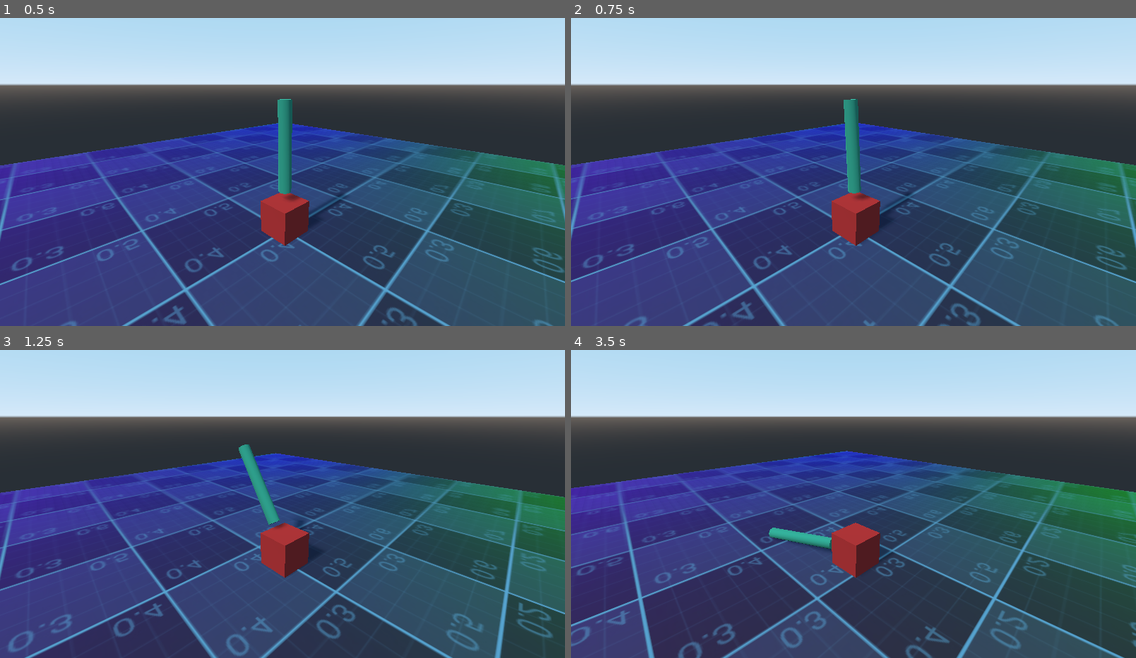
Above: before the commit, frames 1-4 (two rows, left to right).
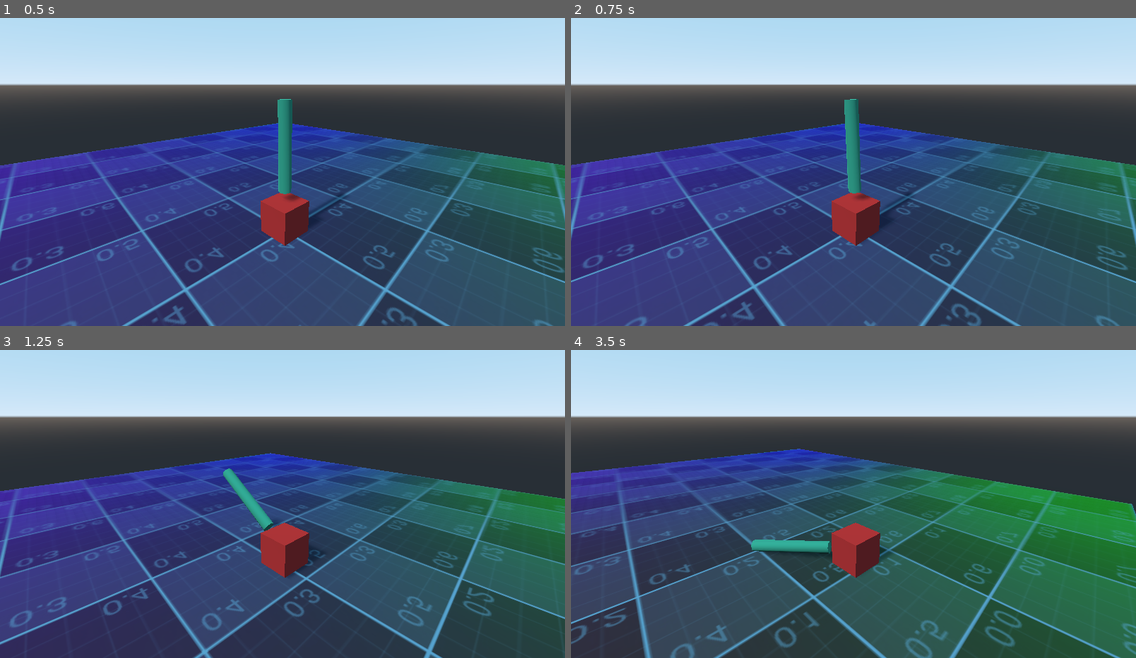
Above: after the commit, the same moments.

Repository: blennster/godot-pid-test
Game: Godot game, scene res://Root.tscn
Same seed, same stepped clock (60 frames per second), same inputs: the game is played once before the commit and once after it.
Inputs:
- Up to frame 1 (0.5 s): no input
- Up to frame 2 (0.75 s): tap Enter (ui_accept) at 0.5 s; hold Right (move_right) from 0.53 s (still down); hold Enter (ui_accept) from 0.53 s (still down); tap Space (toggle_pid, bound only after the commit) at 0.6 s
- Up to frame 3 (1.25 s): keep holding Right (move_right); keep holding Enter (ui_accept)
- Up to frame 4 (3.5 s): release Right (move_right) at 1.28 s; release Enter (ui_accept) at 1.28 s; hold Down (move_backwards) 1.28-2.03 s; tap Enter (ui_accept) at 1.35, 1.52, 1.82, 3.02, 3.32 s; tap Space (toggle_pid, bound only after the commit) at 1.55, 2.1, 2.85 s; hold Right (move_right) 2.03-2.78 s; hold Enter (ui_accept) 2.03-2.78 s; hold Up (move_forward) from 2.78 s (still down)

Frame 1 is identical in both runs. In frame 2, 0.3% of the frame differs, in the area x 0-100%, y 26-100%; in frame 3, 18%; in frame 4, 57%, in the area x 0-100%, y 32-100%.

Commit message:
Improvements and data

Diff:
--- a/project.godot
+++ b/project.godot
@@ -36,6 +36,16 @@
 "events": [ Object(InputEventKey,"resource_local_to_scene":false,"resource_name":"","device":0,"alt":false,"shift":false,"control":false,"meta":false,"command":false,"pressed":false,"scancode":0,"physical_scancode":16777234,"unicode":0,"echo":false,"script":null)
  ]
 }
+reload_scene={
+"deadzone": 0.5,
+"events": [ Object(InputEventKey,"resource_local_to_scene":false,"resource_name":"","device":0,"alt":false,"shift":false,"control":false,"meta":false,"command":false,"pressed":false,"scancode":0,"physical_scancode":82,"unicode":0,"echo":false,"script":null)
+ ]
+}
+toggle_pid={
+"deadzone": 0.5,
+"events": [ Object(InputEventKey,"resource_local_to_scene":false,"resource_name":"","device":0,"alt":false,"shift":false,"control":false,"meta":false,"command":false,"pressed":false,"scancode":0,"physical_scancode":32,"unicode":0,"echo":false,"script":null)
+ ]
+}
 
 [physics]
 
--- a/regulator.gd
+++ b/regulator.gd
@@ -15,14 +15,24 @@
 
 var enable = true
 
+var x = []
+var y = []
+var cum_delta = 0
 # Called every frame. 'delta' is the elapsed time since the previous frame.
 func _process(delta):
-	if Input.is_action_pressed("ui_accept"):
+	cum_delta += delta
+
+	if Input.is_action_just_released("toggle_pid"):
 		enable = !enable
+	if Input.is_action_pressed("reload_scene"):
+		get_tree().reload_current_scene()
 
 	if enable:
-		proccess_x(delta)
-		proccess_z(delta)
+		x = proccess_x(delta)
+		y = proccess_z(delta)
+		if cum_delta > 0.05:
+			cum_delta = 0
+			print([x, y])
 
 var cum_err_z: float = 0
 var last_err_z: float = 0
@@ -44,18 +54,19 @@
 	last_err_z = err
 
 	# Output value
-	var cmpr = p + cum_err_z + d
+	var pid_output = p + cum_err_z + d
 
 	# Debugging
-	iter_z += 1
+	iter_z += 0
 	if iter_z % 10 == 0:
-		print([p, cum_err_z, d, cmpr])
+		pass
+		#print([p, cum_err_z, d, pid_output])
 
 	# deadzone
-	if abs(cmpr) > 0.15:
-		move(delta, sign(cmpr)*Vector3(0, 0, 1))
+	if abs(pid_output) > 0.15:
+		move(delta, sign(pid_output)*Vector3(0, 0, 1))
 
-
+	return [err, pid_output]
 
 var cum_err_x: float = 0
 var last_err_x: float = 0
@@ -77,13 +88,16 @@
 	last_err_x = err
 
 	# Output value
-	var cmpr = p + cum_err_x + d
+	var pid_output = p + cum_err_x + d
 
 	# Debugging
-	iter_x += 1
+	iter_x += 0
 	if iter_x % 10 == 0:
-		print([p, cum_err_x, d, cmpr])
+		pass
+		#print([p, cum_err_x, d, pid_output])
 
 	# Deadzone
-	if abs(cmpr) > 0.1:
-		move(delta, sign(cmpr)*Vector3(1, 0, 0))
+	if abs(pid_output) > 0.1:
+		move(delta, sign(pid_output)*Vector3(1, 0, 0))
+
+	return [err, pid_output]
Not shown, changed: docs/simrobot.apple-touch-icon.png.import
Not shown, changed: docs/simrobot.icon.png.import
Not shown, changed: docs/simrobot.png.import
Not shown, added: pid_data.txt
Not shown, added: README.MD
Not shown, added: docs/index.html
